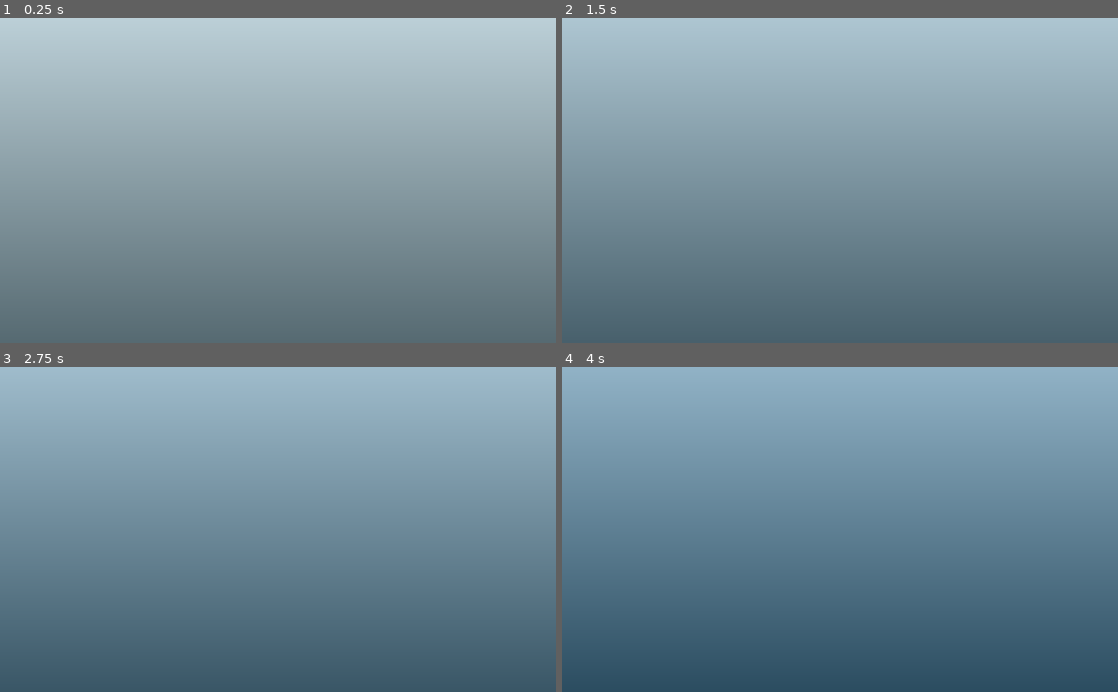
Above: before the commit, frames 1-4 (two rows, left to right).
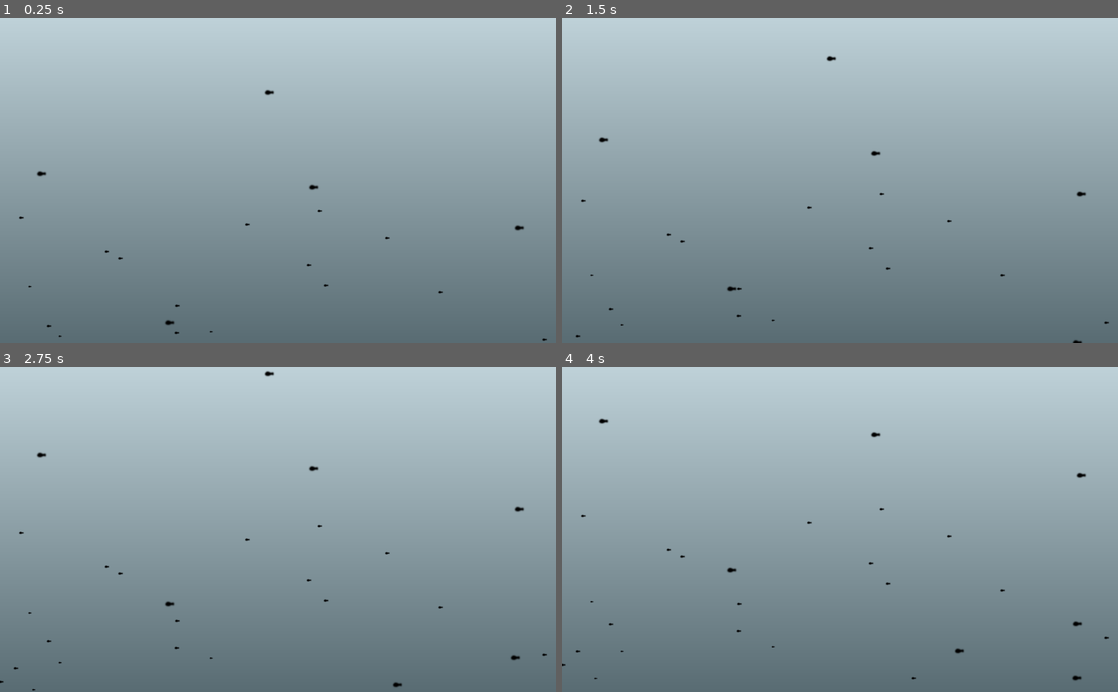
Above: after the commit, the same moments.

Repository: marc-hugh-tom/ludum-dare-48
Game: Godot game, scene res://nodes/Background.tscn
The game is run twice, just before and just after one commit, with the same random seed, the same clock (stepped at 60 frames per second) and the same inputs. This scene is started directly instead of the project's main scene.
Inputs:
- Up to frame 1 (0.25 s): no input
- Up to frame 2 (1.5 s): no input
- Up to frame 3 (2.75 s): no input
- Up to frame 4 (4 s): no input

The runs differ from the first frame. In frame 1, 0.2% of the frame differs, in the area x 3-99%, y 22-100%; in frame 2, 0.2%; in frame 3, 100%; in frame 4, 100%, in the area x 0-100%, y 0-100%.

Commit message:
Added parallax debris

Diff:
--- a/nodes/Background.tscn
+++ b/nodes/Background.tscn
@@ -6,15 +6,24 @@
 
 [sub_resource type="ShaderMaterial" id=1]
 shader = ExtResource( 2 )
-shader_param/base_colour = Color( 0, 0.952941, 1, 1 )
+shader_param/base_colour = Color( 0, 0.95, 1, 1 )
 shader_param/gradient_factor = 0.4
 
 [node name="Background" type="Node2D"]
-material = SubResource( 1 )
 script = ExtResource( 1 )
 
-[node name="Sprite" type="Sprite" parent="."]
-use_parent_material = true
+[node name="Background" type="Sprite" parent="."]
+material = SubResource( 1 )
 position = Vector2( 512, 300 )
 scale = Vector2( 32, 18.75 )
 texture = ExtResource( 3 )
+
+[node name="ParallaxLayer1" type="Node2D" parent="."]
+
+[node name="ParallaxLayer2" type="Node2D" parent="."]
+
+[node name="ParallaxLayer3" type="Node2D" parent="."]
+
+[node name="DebrisTimer" type="Timer" parent="."]
+wait_time = 0.5
+autostart = true
--- /dev/null
+++ b/nodes/Debris.tscn
@@ -0,0 +1,8 @@
+[gd_scene load_steps=2 format=2]
+
+[ext_resource path="res://scripts/Debris.gd" type="Script" id=1]
+
+[node name="Debris" type="Sprite"]
+script = ExtResource( 1 )
+
+[node name="VisibilityNotifier2D" type="VisibilityNotifier2D" parent="."]
--- a/scripts/Background.gd
+++ b/scripts/Background.gd
@@ -1,7 +1,7 @@
 extends Node2D
 
-# Control how fast the colour changes based on depth
-const depth_cutoff = 100
+# Control how fast the colour changes based on depth (lower is faster)
+const depth_cutoff = 500
 # The list of colours you transition from
 var colour_array = [
 	Color("bfd2d9"),
@@ -11,11 +11,23 @@
 	Color("0f2a47"),
 	Color("090d25")
 ]
+# List of background things to spawn
+var debris_array = [
+	preload("res://assets/background/fish_silhouette.png")
+]
+# Max parallax number layers
+var max_parallax = 3
+# Initial debris spawn simulation
+var debris_init_spawn_time = 12
+
+##############################
 
 onready var global = get_tree().get_root().get_node("GlobalVariables")
+var debris_preload = preload("res://nodes/Debris.tscn")
 
 func _ready():
-	pass
+	var _return = $DebrisTimer.connect("timeout", self, "spawn_debris")
+	init_spawn_debris()
 
 func _process(delta):
 	var depth = global.get_depth()
@@ -29,8 +41,18 @@
 		colour_array[colour_idx+1], t)
 	set_shader_colour(colour)
 
-	# DEVEL - Increments the depth
-	global.set_depth(depth + global.get_scroll_vector().y * delta)
+func set_shader_colour(colour):
+	$Background.get_material().set_shader_param("base_colour", colour)
 
-func set_shader_colour(colour):
-	get_material().set_shader_param("base_colour", colour)
+func spawn_debris():
+	var debris = debris_preload.instance()
+	debris.set_texture(debris_array[randi() % len(debris_array)])
+	var parallax_layer = 1 + (randi() % max_parallax)
+	debris.set_parallax_modifier(parallax_layer)
+	get_node("ParallaxLayer" + str(parallax_layer)).add_child(debris)
+	return(debris)
+
+func init_spawn_debris():
+	for idx in range((debris_init_spawn_time / $DebrisTimer.wait_time)):
+		var debris = spawn_debris()
+		debris.update_position(idx * $DebrisTimer.wait_time)
--- /dev/null
+++ b/scripts/Debris.gd
@@ -0,0 +1,22 @@
+extends Sprite
+
+var parallax_modifier = 1.0
+
+##############################
+
+onready var global = get_tree().get_root().get_node("GlobalVariables")
+
+func _ready():
+	var screen_size = get_viewport().get_size()
+	position = Vector2(rand_range(0.0, screen_size.x), screen_size.y + 50)
+	$VisibilityNotifier2D.connect("screen_exited", self, "queue_free")
+
+func set_parallax_modifier(input_float):
+	parallax_modifier = input_float
+	scale = Vector2(1.0 / parallax_modifier, 1.0 / parallax_modifier)
+
+func _process(delta):
+	update_position(delta)
+
+func update_position(delta):
+	position += delta * global.get_scroll_vector() / parallax_modifier
--- a/scripts/GlobalVariables.gd
+++ b/scripts/GlobalVariables.gd
@@ -1,7 +1,7 @@
 extends Node
 
 var depth = 0
-var scroll_vector = Vector2(0, 20)
+var scroll_vector = Vector2(0, -50)
 
 func get_depth():
 	return(depth)
Binary file added: assets/background/fish_silhouette.png
Not shown, added: assets/background/fish_silhouette.png.import
